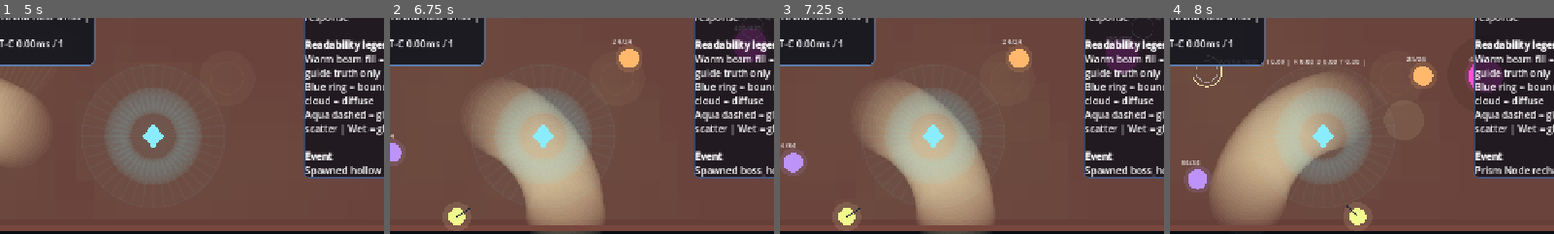
Above: before the commit, frames 1-4 (left to right).
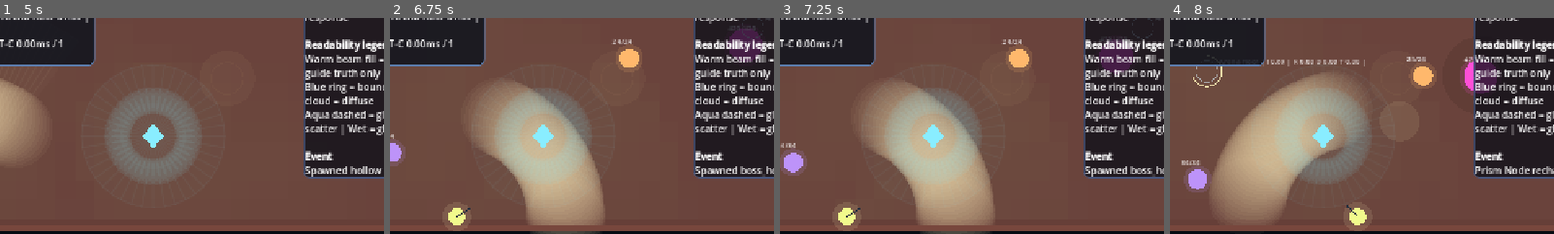
Above: after the commit, the same moments.

Repository: Nopppa/lantern-engine
Game: Godot game, scene res://scenes/main.tscn
The game is run twice, just before and just after one commit, with the same random seed, the same clock (stepped at 60 frames per second) and the same inputs.
Inputs (mouse positions are % of the whole screen's width and height, from its top left):
- Up to frame 1 (5 s): tap Enter (ui_accept) at 0.5, 0.77, 1.52, 2, 3.02, 3.77, 4.52 s; move the mouse to (72, 45) at 0.52 s; hold D (move_right) 0.53-1.28 s; click (72, 45) at 0.6 s; move the mouse to (29, 55) at 1.27 s; hold S (move_down) 1.28-2.03 s; tap Q (cast_prism_surge) at 1.35 s; move the mouse to (60, 27) at 2.02 s; hold D (move_right) 2.03-2.78 s; tap E (interact) at 2.1 s; move the mouse to (45, 70) at 2.77 s; hold R (grant_upgrade) 2.78-3.53 s; right-click (45, 70) at 2.85 s; move the mouse to (80, 65) at 3.52 s; hold A (move_left) from 3.53 s (still down); tap Q (quick_refill) at 3.6 s; move the mouse to (19, 34) at 4.27 s; tap 2 (spawn_hollow) at 4.35 s
- Up to frame 2 (6.75 s): move the mouse to (55, 50) at 5.02 s; release A (move_left) at 5.03 s; hold S (move_down) 5.03-5.78 s; tap 1 (spawn_moth) at 5.1 s; move the mouse to (34, 24) at 5.77 s; hold D (move_right) 5.78-6.53 s; tap F (toggle_flashlight) at 5.85 s; tap Enter (ui_accept) at 6.02 s; move the mouse to (72, 45) at 6.52 s; hold R (grant_upgrade) from 6.53 s (still down); hold 3 from 6.53 s (still down)
- Up to frame 3 (7.25 s): keep holding R (grant_upgrade); keep holding 3; tap Enter (ui_accept) at 6.77 s
- Up to frame 4 (8 s): move the mouse to (29, 55) at 7.27 s; release R (grant_upgrade) at 7.28 s; release 3 at 7.28 s; hold D (move_right) from 7.28 s (still down); tap 4 at 7.35 s; tap Enter (ui_accept) at 7.52 s
The pictures show only the part of the screen within x 25-75%, y 42-92%; the shares and areas given below are measured in that part.

Frame 1 is identical in both runs. In frame 2, 0.3% of the frame differs, in the area x 87-98%, y 3-21%; in frame 3, 0.3%; in frame 4, 0.6%, in the area x 75-87%, y 17-36%.

Commit message:
refactor: add collision-space seam and generated world hook
Continue the architecture migration by reducing raw runtime-array use at
Light Lab collision/solver entry points and exposing a first generated-
LightWorld injection path.

- Added LightWorld.collision_space() and LightWorld.prism_emitters()
- Added LightLabCollision in-space entry points operating on collision-space
  dictionaries instead of raw array call-site plumbing
- Switched LightLabScene collision/spawn entry points to use _collision_space()
- Tightened resolver helper usage around world collision/prism emitters
- Added generated_light_world_override plus inject/clear helpers so a shared
  generated LightWorld can be fed into the lab as a first procedural test seam

This keeps behavior stable while shifting legacy arrays farther into adapter /
compatibility roles.

Builds on: 0352fad

Diff:
--- a/scripts/gameplay/light_lab_collision.gd
+++ b/scripts/gameplay/light_lab_collision.gd
@@ -51,3 +51,9 @@
 	var ab := b - a
 	var t := clampf((point - a).dot(ab) / max(ab.length_squared(), 0.001), 0.0, 1.0)
 	return a + ab * t
+
+static func resolve_circle_motion_in_space(position: Vector2, radius: float, motion: Vector2, collision_space: Dictionary, iterations: int = 4) -> Vector2:
+	return resolve_circle_motion(position, radius, motion, collision_space.get("segments", []), collision_space.get("circles", []), iterations)
+
+static func is_circle_blocked_in_space(position: Vector2, radius: float, collision_space: Dictionary) -> bool:
+	return is_circle_blocked(position, radius, collision_space.get("segments", []), collision_space.get("circles", []))
--- a/scripts/gameplay/light_surface_resolver.gd
+++ b/scripts/gameplay/light_surface_resolver.gd
@@ -20,15 +20,13 @@
 
 static func _world_tree_entities(lab) -> Array:
 	if lab.get("light_world") != null and lab.light_world:
-		return lab.light_world.entity_list("tree_trunk")
+		return lab.light_world.collision_space().get("circles", [])
 	return lab.tree_trunks
 
 static func _world_prism_entities(lab) -> Array:
 	var entities: Array = []
 	if lab.get("light_world") != null and lab.light_world:
-		entities.append_array(lab.light_world.entity_list("prism_station"))
-		entities.append_array(lab.light_world.entity_list("prism_node"))
-		return entities
+		return lab.light_world.prism_emitters()
 	for prism_station: Dictionary in lab.prism_stations:
 		var entity := prism_station.duplicate(true)
 		entity["kind"] = "prism_station"
--- a/scripts/gameplay/light_world.gd
+++ b/scripts/gameplay/light_world.gd
@@ -39,3 +39,15 @@
 					"material_id": entity.get("material_id", "tree")
 				})
 	return blockers
+
+func collision_space() -> Dictionary:
+	return {
+		"segments": occluder_segments.duplicate(true),
+		"circles": entity_list("tree_trunk")
+	}
+
+func prism_emitters() -> Array:
+	var emitters: Array = []
+	emitters.append_array(entity_list("prism_station"))
+	emitters.append_array(entity_list("prism_node"))
+	return emitters
--- a/scripts/light_lab_scene.gd
+++ b/scripts/light_lab_scene.gd
@@ -53,6 +53,7 @@
 var base_alive_flip := false
 var movement_surface_probe := {}
 var spawn_validation_enabled := true
+var generated_light_world_override = null
 
 func _ready() -> void:
 	randomize()
@@ -77,7 +78,7 @@
 	surface_patches = adapted.get("surface_patches", [])
 	prism_stations = adapted.get("prism_stations", [])
 	tree_trunks = adapted.get("tree_trunks", [])
-	light_world = adapted.get("light_world", null)
+	light_world = generated_light_world_override if generated_light_world_override != null else adapted.get("light_world", null)
 	dead_alive_cells = DeadAliveGrid.build(ARENA_RECT, CELL_SIZE, layout.get("dead_alive_cells", []))
 	approx_state = {}
 	approx_flashlight_frontier = {}
@@ -203,7 +204,7 @@
 	player_velocity = input * player_speed * speed_scale
 	if input.length() > 0.1:
 		facing = input.normalized()
-	var target_pos := LightLabCollision.resolve_circle_motion(player_pos, PLAYER_RADIUS + 5.0, player_velocity * delta, _collision_surface_segments(), _collision_tree_trunks())
+	var target_pos := LightLabCollision.resolve_circle_motion_in_space(player_pos, PLAYER_RADIUS + 5.0, player_velocity * delta, _collision_space())
 	target_pos.x = clamp(target_pos.x, ARENA_RECT.position.x + PLAYER_RADIUS, ARENA_RECT.end.x - PLAYER_RADIUS)
 	target_pos.y = clamp(target_pos.y, ARENA_RECT.position.y + PLAYER_RADIUS, ARENA_RECT.end.y - PLAYER_RADIUS)
 	player_pos = target_pos
@@ -308,11 +309,18 @@
 	var multiplier := LightMaterials.water_speed_multiplier(material)
 	return multiplier if LightMaterials.water_depth(material) > 0.0 else 1.0
 
-func _collision_surface_segments() -> Array:
-	return surface_segments
-
-func _collision_tree_trunks() -> Array:
-	return tree_trunks
+func _collision_space() -> Dictionary:
+	if light_world:
+		return light_world.collision_space()
+	return {"segments": surface_segments, "circles": tree_trunks}
+
+func _inject_generated_light_world(world) -> void:
+	generated_light_world_override = world
+	if generated_light_world_override != null:
+		light_world = generated_light_world_override
+
+func _clear_generated_light_world_override() -> void:
+	generated_light_world_override = null
 
 func _find_valid_spawn(target: Vector2, radius: float) -> Vector2:
 	var candidate := target
@@ -321,12 +329,12 @@
 			var angle := TAU * float(step) / 12.0
 			var probe := candidate + Vector2.RIGHT.rotated(angle) * float(ring) * 18.0
 			probe = _resolve_point_in_lab(probe, radius)
-			if not LightLabCollision.is_circle_blocked(probe, radius, _collision_surface_segments(), _collision_tree_trunks()):
+			if not LightLabCollision.is_circle_blocked_in_space(probe, radius, _collision_space()):
 				return probe
 	return Vector2.INF
 
 func _resolve_actor_motion(position: Vector2, radius: float, motion: Vector2) -> Vector2:
-	var resolved := LightLabCollision.resolve_circle_motion(position, radius, motion, _collision_surface_segments(), _collision_tree_trunks())
+	var resolved := LightLabCollision.resolve_circle_motion_in_space(position, radius, motion, _collision_space())
 	return _resolve_point_in_lab(resolved, radius)
 
 func _resolve_point_in_lab(position: Vector2, radius: float) -> Vector2:
@@ -389,14 +397,12 @@
 	return light_world.entity_list("tree_trunk") if light_world else tree_trunks
 
 func _light_world_prism_entities() -> Array:
+	if light_world:
+		return light_world.prism_emitters()
 	var entities: Array = []
-	if light_world:
-		entities.append_array(light_world.entity_list("prism_station"))
-		entities.append_array(light_world.entity_list("prism_node"))
-	else:
-		entities.append_array(prism_stations)
-		if prism_node:
-			entities.append({"kind": "prism_node", "pos": prism_node.position, "radius": current_prism_radius(), "material_id": "prism"})
+	entities.append_array(prism_stations)
+	if prism_node:
+		entities.append({"kind": "prism_node", "pos": prism_node.position, "radius": current_prism_radius(), "material_id": "prism"})
 	return entities
 
 func _packet_intensity_at(packet: Dictionary, pos: Vector2, primary_radius: float, secondary_radius: float, primary_scale: float, secondary_scale: float) -> float:
Not shown, changed: docs/roadmap/current-state.md
